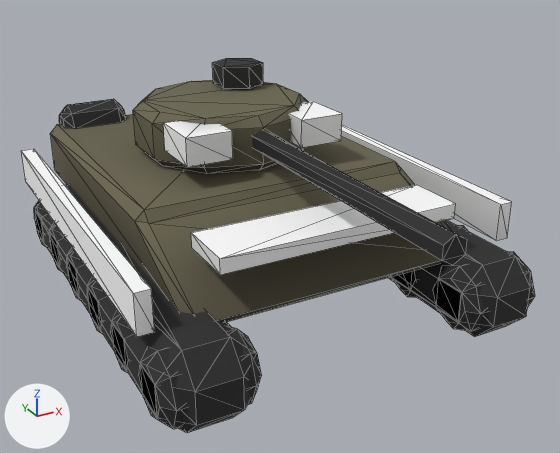
The glTF model client/public/models/ru-t-72b3.glb: old version first, new version second.
The view is the same before and after, from a camera (50 mm lens) standing at (-0.717, -1.396, 0.827) and looking at (0.014, -0.066, 0.162). Every picture has the same lights, and +X, +Y and +Z are marked at lower left. The first picture is the older version. Mesh edges are drawn as thin lines. Where no turn or scale is listed for an object, it has been applied to the vertices. Vertices at exactly the same position are counted once.

Names of what the first picture shows: 'ru-t-72b3', 'turret'.
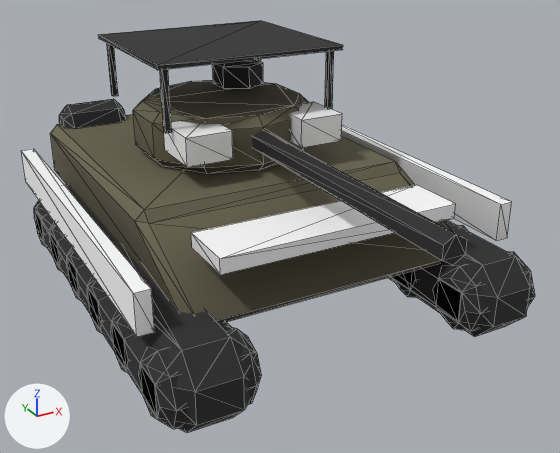
What differs and where, as boxes (x1, y1, x2, y2) in the pictures (560 x 453 px):
'turret', reshaped (10% wider, 18% taller): before (133, 58, 467, 265); after (98, 20, 467, 265)
part 1 of me_turret, added: after (160, 69, 171, 133)
part 2 of me_turret, added: after (107, 43, 118, 96)
part 3 of me_turret, added: after (325, 51, 334, 109)
part 4 of me_turret, added: after (98, 20, 343, 70)
part 5 of me_turret, recoloured (darker): (138, 60, 341, 138) in both

The change, as a list of edits to the scene's bpy script:
```text
Add mat_cage:
    mat_cage = bpy.data.materials.new('cage')
    # nodes: BsdfPrincipled, Mix, OutputMaterial, VertexColor
    # colours: black #2a2a2a, mixed with the vertex colours
Change me_turret:
    used by ob_turret; location = (0.0, 0.18, 0.27)
    remove me_turret.from_pydata(...)  # 80 vertices, 140 faces; spans x -0.19..0.19, y -0.8..0.2, z 0.0..0.175
    add me_turret.from_pydata(...)  # 120 vertices, 200 faces; spans x -0.21..0.21, y -0.8..0.21, z 0.0..0.245
    me_turret part 1: a new loose piece, a box spanning x -0.196..-0.184, y -0.156..-0.144, z 0.105..0.235, in mat_dark
    me_turret part 2: a new loose piece, a box spanning x -0.196..-0.184, y 0.184..0.196, z 0.105..0.235, in mat_dark
    me_turret part 3: a new loose piece, a box spanning x 0.184..0.196, y -0.156..-0.144, z 0.105..0.235, in mat_dark
    me_turret part 4: a new loose piece, a box spanning x -0.21..0.21, y -0.17..0.21, z 0.235..0.245, in mat_cage
    me_turret part 5: 60 kept faces spanning x -0.19..0.19, y -0.22..0.2, z 0.02..0.175 get new vertex colours
    other edits to the shape of me_turret do not show in these pictures
    add me_turret.materials.append(mat_cage)
```
